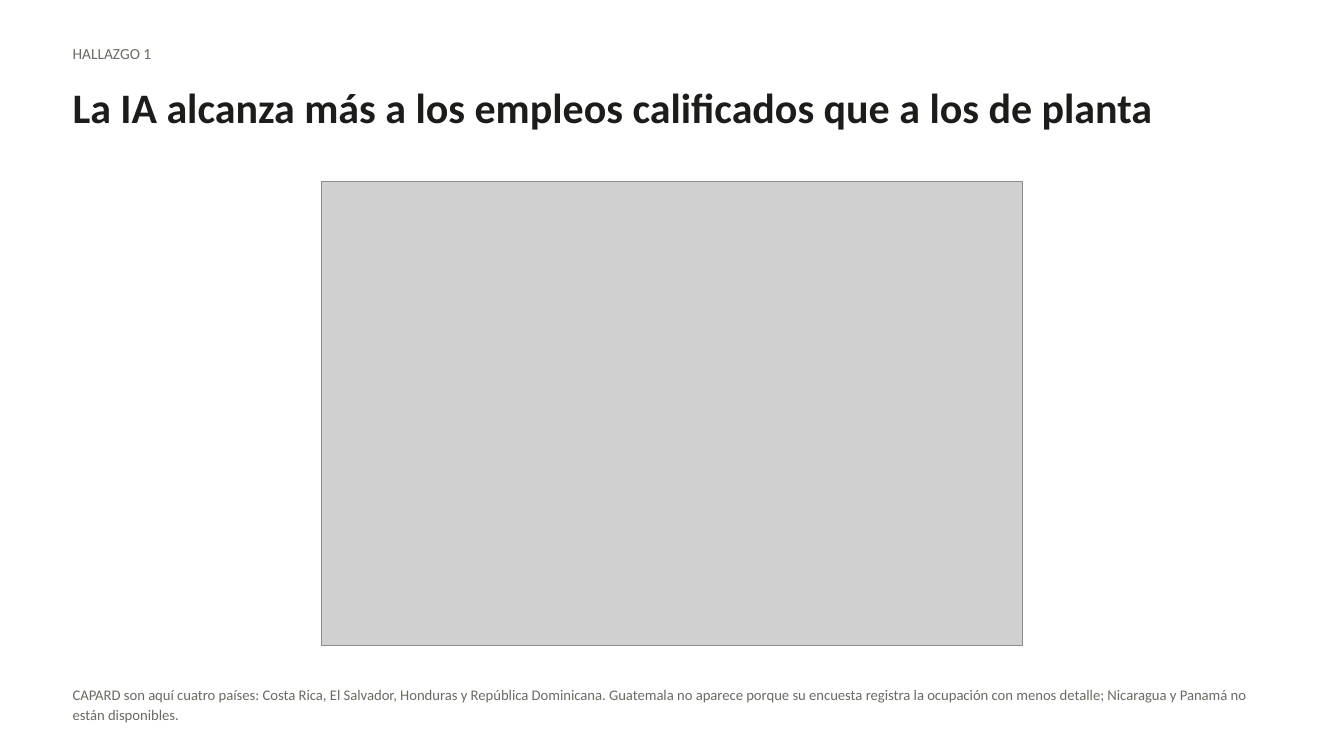
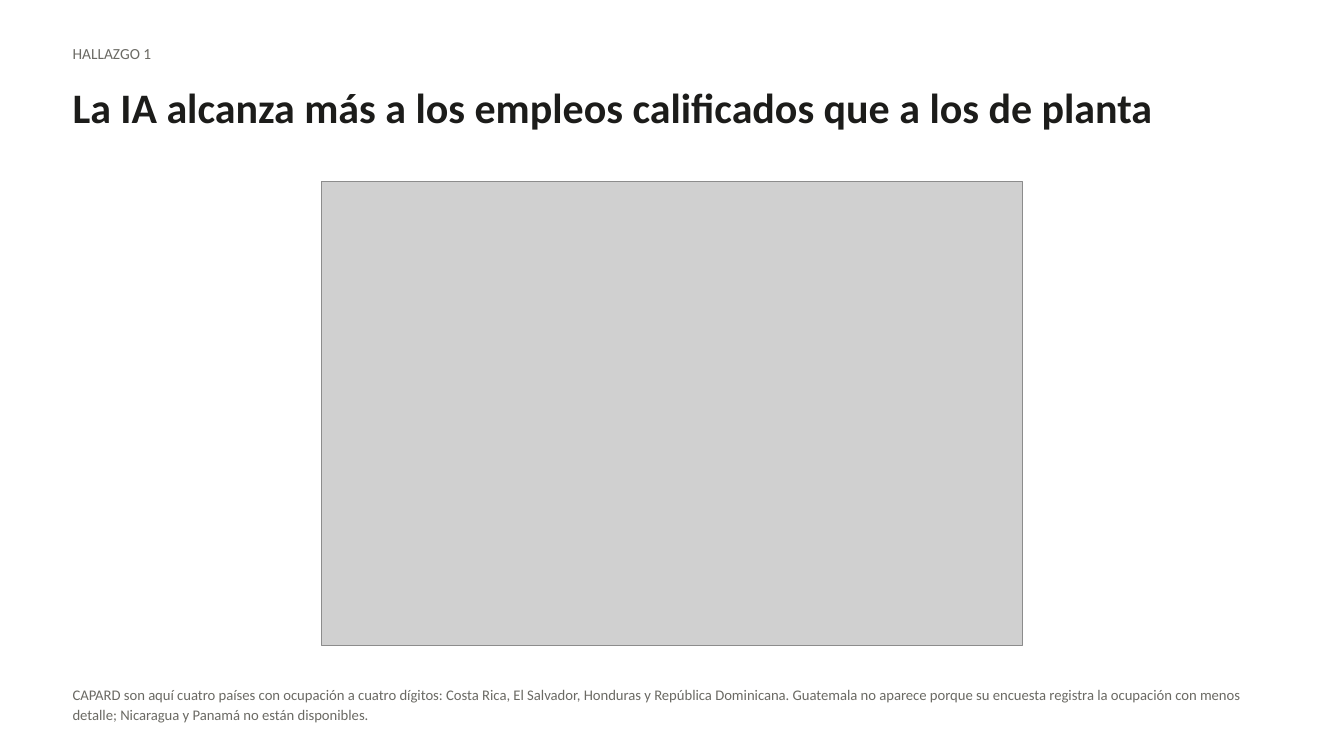
Before and after one commit to etorresram/CID-Technical-Note, a slide deck: slide 9 of Presentacion_CID_IA_Sectores.pptx. Drawn at 1344x756 pixels with LibreOffice and Linux fonts; fonts in the diff are those of the drawing; grey boxes stand for pictures. Boxes give left, top, right and bottom in pixels: in the first picture for what was removed or moved away, otherwise in the second. Text is boxed around its words. In the diff, an @@ line names an element or a change of style, - is before the commit and + after.

```diff
--- a/Presentacion_CID_IA_Sectores.pptx
+++ b/Presentacion_CID_IA_Sectores.pptx
@@ text at bbox=[73, 690, 1240, 723]: text changed @@
-CAPARD son aquí cuatro países: Costa Rica, El Salvador, Honduras y República Dominicana. Guatemala no aparece porque su encuesta registra la ocupación con menos detalle; Nicaragua y Panamá no están disponibles.
+CAPARD son aquí cuatro países con ocupación a cuatro dígitos: Costa Rica, El Salvador, Honduras y República Dominicana. Guatemala no aparece porque su encuesta registra la ocupación con menos detalle; Nicaragua y Panamá no están disponibles.
```
Also in this commit, not shown: 5 other slides changed, 4 other files.
